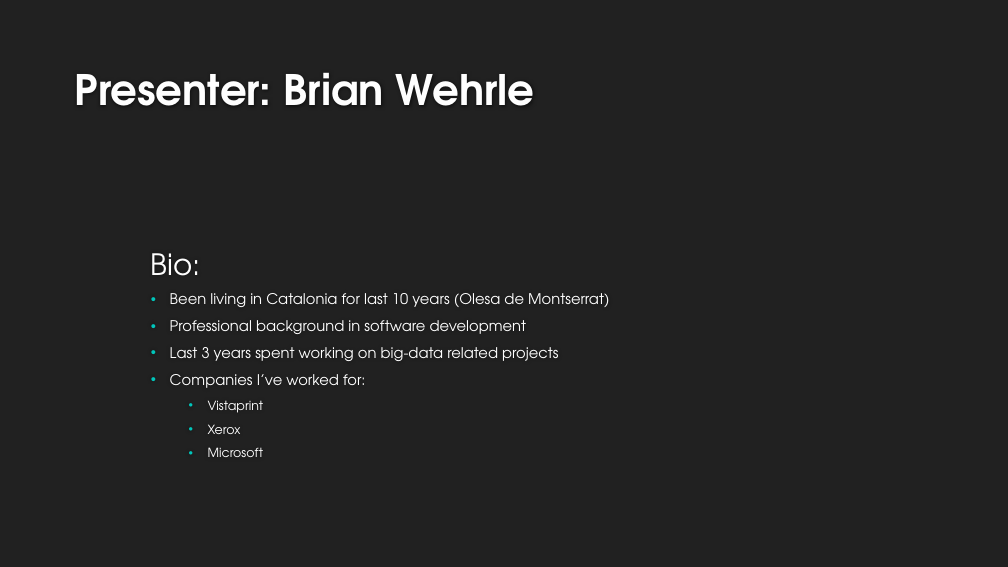
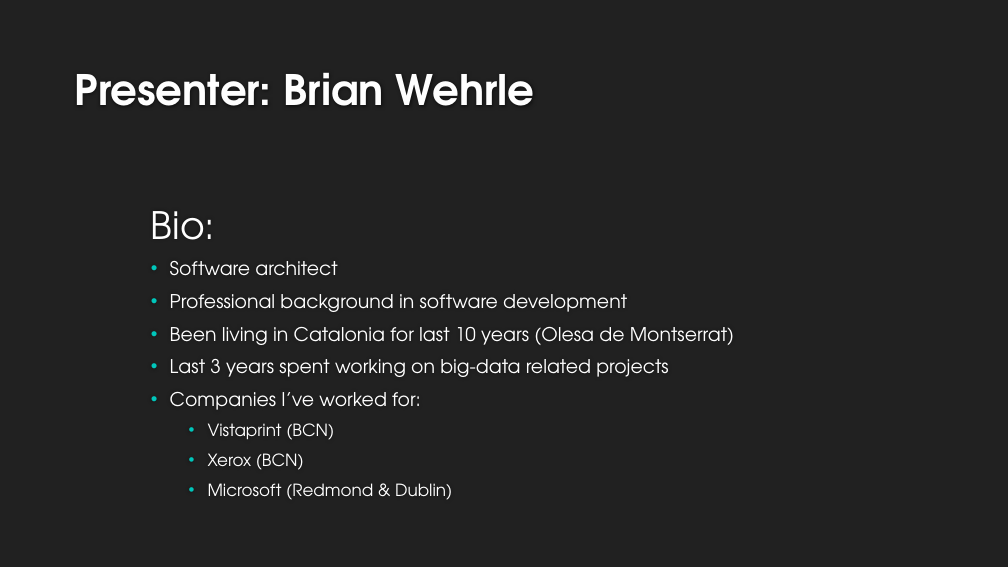
Before and after one commit to bwehrle/Presentations, a slide deck: slide 2 of Recommendations_for_data-processing_systems.pptx. Drawn at 1008x567 pixels with LibreOffice and Linux fonts; fonts in the diff are those of the drawing; background and template pictures are left out. Boxes give left, top, right and bottom in pixels: in the first picture for what was removed or moved away, otherwise in the second. Text is boxed around its words. In the diff, an @@ line names an element or a change of style, - is before the commit and + after.

Commit message:
Added examples and fixed formatting

```diff
--- a/Recommendations_for_data-processing_systems.pptx
+++ b/Recommendations_for_data-processing_systems.pptx
@@ text at (x1=151, y1=211, x2=734, y2=410): size 28 to 36 pt in "Bio:"; size 14 to 18 pt in "Been living in Catalonia for last 10 ...", "Last 3 years spent working on big-data ...", "Companies I’ve worked for:"; more space between paragraphs @@
@@ text at (x1=170, y1=261, x2=627, y2=312): paragraphs added @@
+    • Software architect
+    • Professional background in software development
@@ text at (x1=170, y1=320, x2=527, y2=334): paragraph removed @@
-    • Professional background in software development
@@ text at (x1=208, y1=423, x2=452, y2=500): text changed; size 12 to 16 pt @@
-      • Vistaprint
-      • Xerox
-      • Microsoft
+      • Vistaprint (BCN)
+      • Xerox (BCN)
+      • Microsoft (Redmond & Dublin)
```
Also in this commit, not shown: 11 other slides changed, 6 slides added, 1 slide removed.
